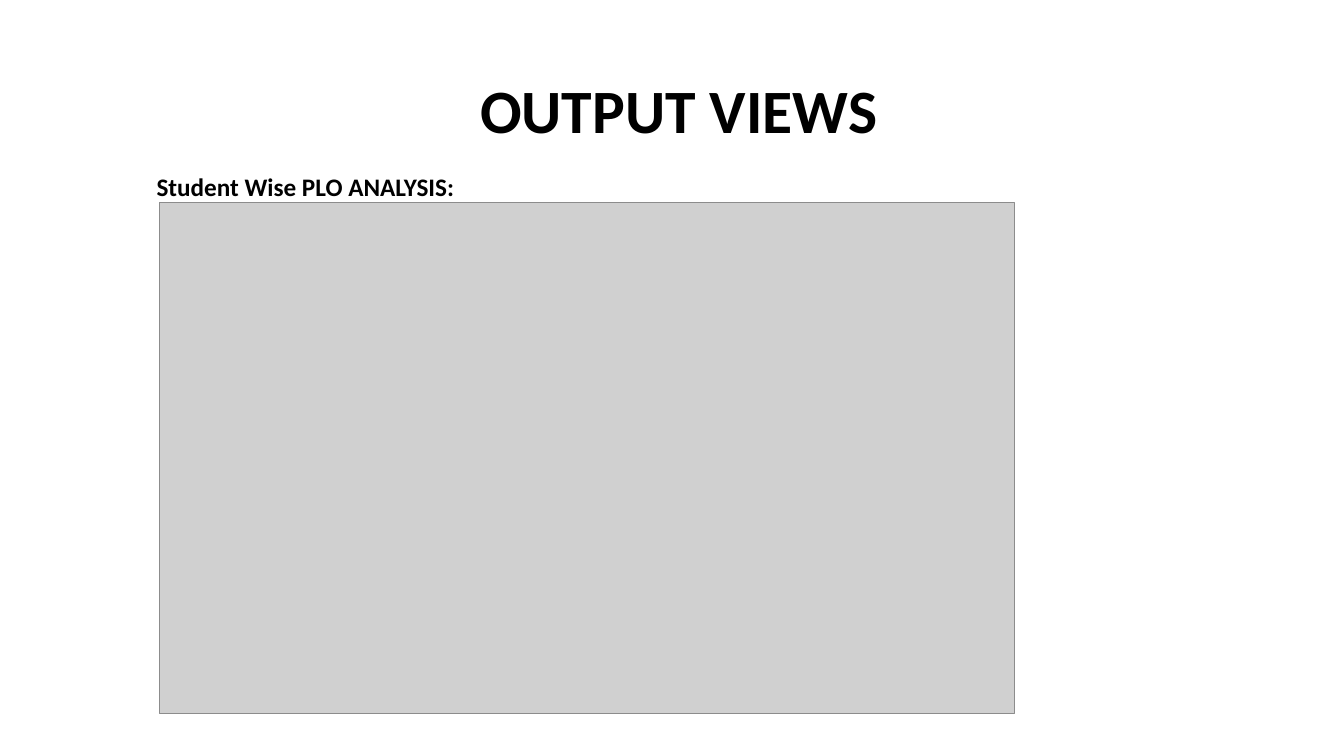
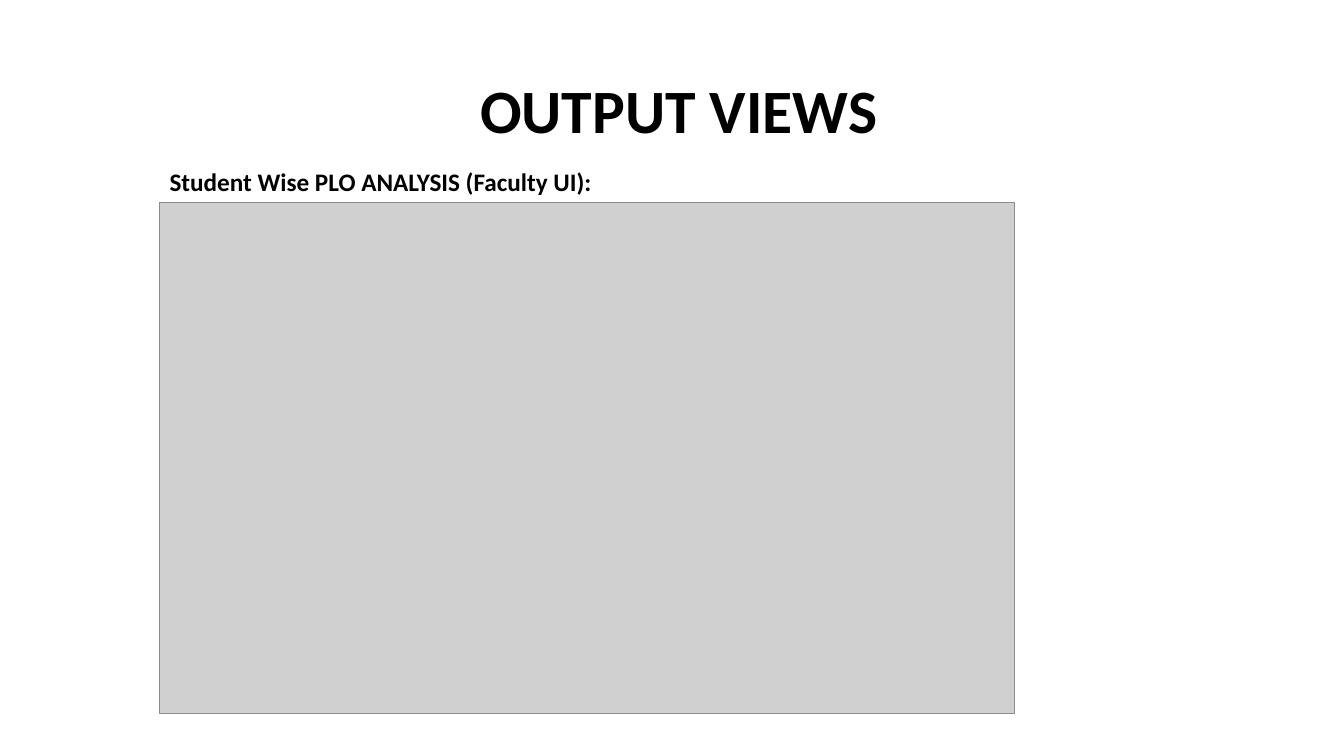
Before and after one commit to shoeb-gg/SPMS-Project, a slide deck: slide 11 of Student Performance Monitoring System (SPMS).pptx. Drawn at 1344x756 pixels with LibreOffice and Linux fonts; fonts in the diff are those of the drawing; grey boxes stand for pictures. Boxes give left, top, right and bottom in pixels: in the first picture for what was removed or moved away, otherwise in the second. Text is boxed around its words. In the diff, an @@ line names an element or a change of style, - is before the commit and + after.

```diff
--- a/Student Performance Monitoring System (SPMS).pptx
+++ b/Student Performance Monitoring System (SPMS).pptx
@@ text at (x1=170, y1=172, x2=591, y2=195): text changed @@
-Student Wise PLO ANALYSIS:
+Student Wise PLO ANALYSIS (Faculty UI):
```
Also in this commit, not shown: 6 other slides changed, 3 other files.
